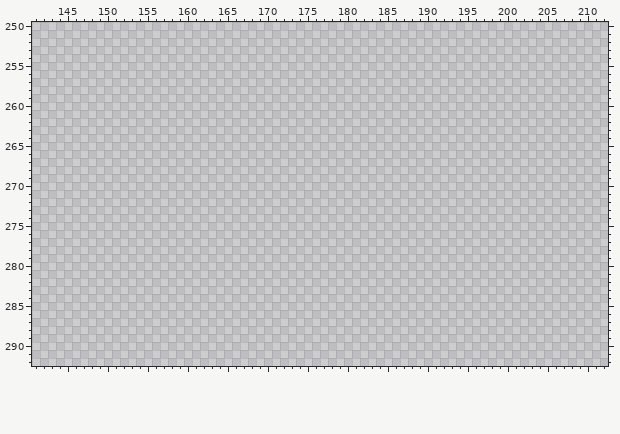
Pixel-art file, stored at assets/Tiled/tiledmap.ase. Above, as it was before the edit.
320x320 pixels, 1 frame. Colours within 5 levels of each other are drawn and written as one. Shown: x 141..212, y 250..292. The commit also changed other parts of the picture, which this record leaves out.
After:
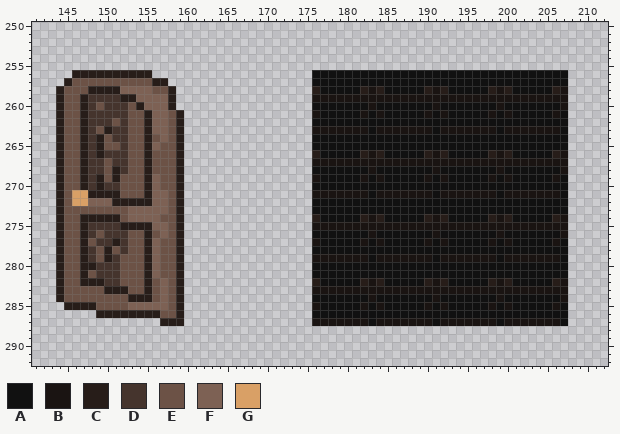
Palette (. is transparent): A #111111  B #1a1412  C #271d19  D #45342d  E #6c5246  F #7d6154  G #d9a066
Change:
@@ x 141..212 @@
 255 ........................................................................
-256 ........................................................................
-257 ........................................................................
-258 ........................................................................
-259 ........................................................................
-260 ........................................................................
-261 ........................................................................
-262 ........................................................................
-263 ........................................................................
-264 ........................................................................
-265 ........................................................................
-266 ........................................................................
-267 ........................................................................
-268 ........................................................................
-269 ........................................................................
-270 ........................................................................
-271 ........................................................................
-272 ........................................................................
-273 ........................................................................
-274 ........................................................................
-275 ........................................................................
-276 ........................................................................
-277 ........................................................................
-278 ........................................................................
-279 ........................................................................
-280 ........................................................................
-281 ........................................................................
-282 ........................................................................
-283 ........................................................................
-284 ........................................................................
-285 ........................................................................
-286 ........................................................................
-287 ........................................................................
+256 .....CCCCCCCCCC....................AAAAAAAAAAAAAAAAAAAAAAAAAAAAAAAA.....
+257 ....CEEEEEEEEEECC..................AAAAAAAAAAAAAAAAAAAAAAAAAAAAAAAA.....
+258 ...CEEECCCCFFFFEEC.................CAAAAACBCAAAAACBCAAAAACBCAAAAACB.....
+259 ...CEECDDDDCCFFFFC.................BBBBBBBBBBBBBBBBBBBBBBBBBBBBBBBB.....
+260 ...CEECDEDDDECFFFC.................AAAAAAABAAAAAAABAAAAAAABAAAAAAAB.....
+261 ...CEECDDDDDEECFFEC................BAAAAABABAAAAABABAAAAABABAAAAABA.....
+262 ...CEECDDDEDEECFFEC................AAAAAAAAAAAAAAAAAAAAAAAAAAAAAAAA.....
+263 ...CEECDECDDEECFFEC................BBBBBBBABBBBBBBABBBBBBBABBBBBBBA.....
+264 ...CEECDCEDDEECEFEC................AAAAAAAAAAAAAAAAAAAAAAAAAAAAAAAA.....
+265 ...CEECDCEEDEECFEEC................AAAAAAAAAAAAAAAAAAAAAAAAAAAAAAAA.....
+266 ...CEECDCDDDEECEEEC................CAAAAACBCAAAAACBCAAAAACBCAAAAACB.....
+267 ...CEECDDEDDEECEEEC................BBBBBBBBBBBBBBBBBBBBBBBBBBBBBBBB.....
+268 ...CEECDDECDEECEEEC................AAAAAAABAAAAAAABAAAAAAABAAAAAAAB.....
+269 ...CEECDCECEEECFEEC................BAAAAABABAAAAABABAAAAABABAAAAABA.....
+270 ...CEECDCDDEEECFEEC................AAAAAAAAAAAAAAAAAAAAAAAAAAAAAAAA.....
+271 ...CEGGCCCCEEECFFEC................BBBBBBBABBBBBBBABBBBBBBABBBBBBBA.....
+272 ...CEGGFFFCCCCCFFEC................AAAAAAAAAAAAAAAAAAAAAAAAAAAAAAAA.....
+273 ...CEEEEEEEEFFFFFEC................AAAAAAAAAAAAAAAAAAAAAAAAAAAAAAAA.....
+274 ...CEECCCCCEFFFFEEC................CAAAAACBCAAAAACBCAAAAACBCAAAAACB.....
+275 ...CEECDDDDCCCCFFEC................BBBBBBBBBBBBBBBBBBBBBBBBBBBBBBBB.....
+276 ...CEECDEDDDEECEFEC................AAAAAAABAAAAAAABAAAAAAABAAAAAAAB.....
+277 ...CEECEDDCDEECFEEC................BAAAAABABAAAAABABAAAAABABAAAAABA.....
+278 ...CEECDECEDEECFEEC................AAAAAAAAAAAAAAAAAAAAAAAAAAAAAAAA.....
+279 ...CEECDECDEEECFEEC................BBBBBBBABBBBBBBABBBBBBBABBBBBBBA.....
+280 ...CEECCDDDEEECFEEC................AAAAAAAAAAAAAAAAAAAAAAAAAAAAAAAA.....
+281 ...CEECEDDDEEECFEEC................AAAAAAAAAAAAAAAAAAAAAAAAAAAAAAAA.....
+282 ...CEECCCDDEEECEFEC................CAAAAACBCAAAAACBCAAAAACBCAAAAACB.....
+283 ...CEEEEECCCEECEFEC................BBBBBBBBBBBBBBBBBBBBBBBBBBBBBBBB.....
+284 ...CEEEEEEEECCCEFEC................AAAAAAABAAAAAAABAAAAAAABAAAAAAAB.....
+285 ....CCCCEEEEFFFFFEC................BAAAAABABAAAAABABAAAAABABAAAAABA.....
+286 ........CCCCCCCCEEC................AAAAAAAAAAAAAAAAAAAAAAAAAAAAAAAA.....
+287 ................CCC................BBBBBBBABBBBBBBABBBBBBBABBBBBBBA.....
 288 ........................................................................
Changed places in both pictures, as pixel boxes (x1, y1, x2, y2):
added: (56, 70, 184, 326)
added: (312, 70, 568, 326)
